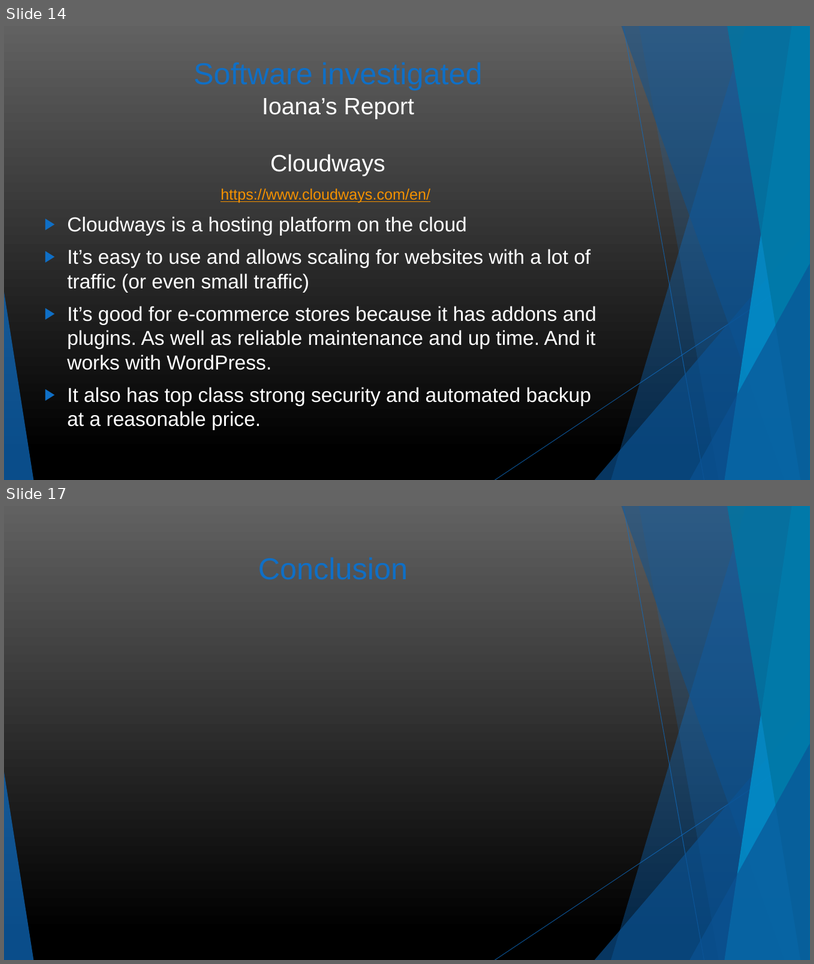
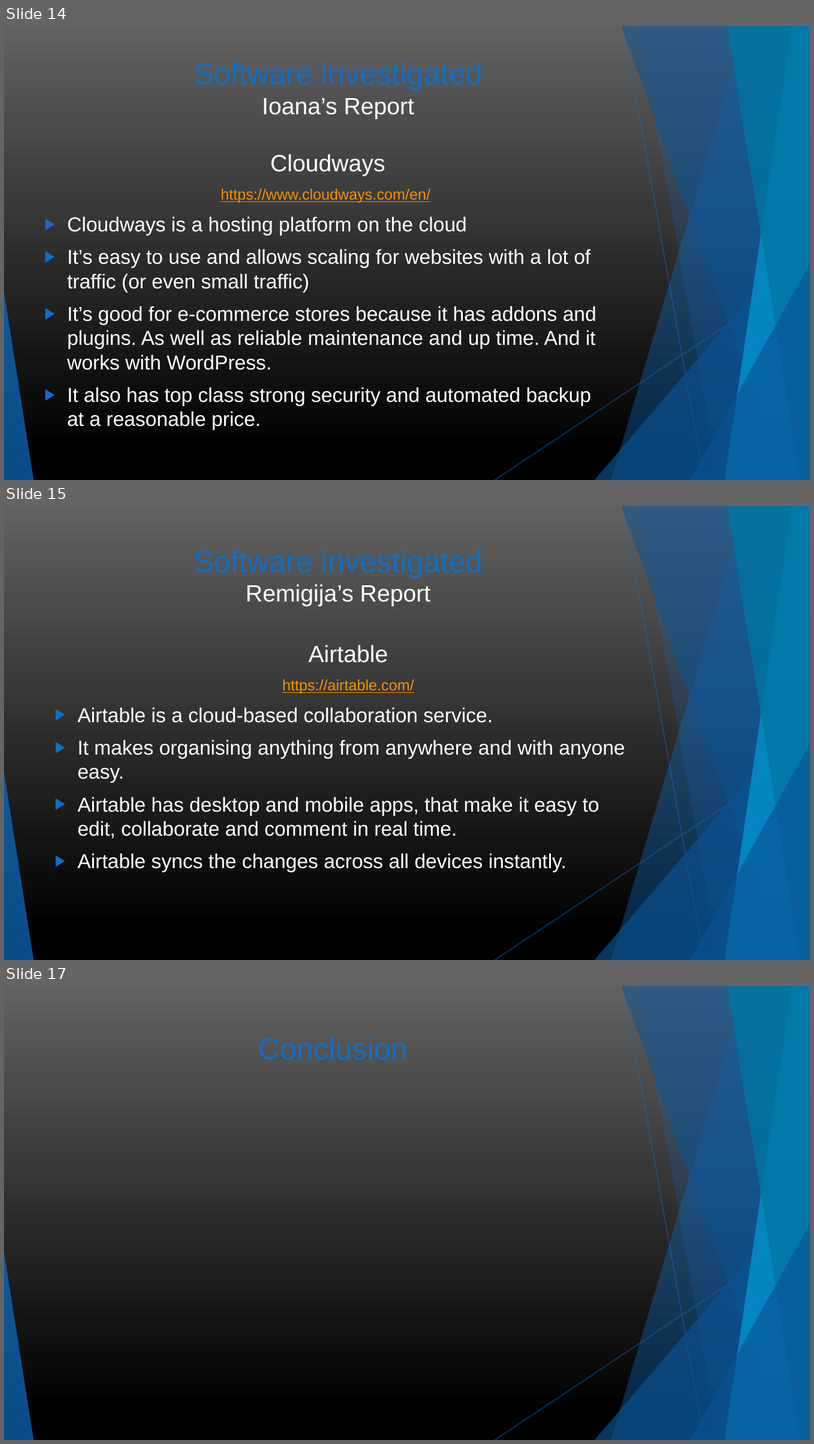
Before and after one commit to RemIgiYa/Project, a slide deck: MCTV Limited presentation.pptx. Shown one above the other, each under a label of ours: slides 14 and 17 before the commit, slides 14, 15 and 17 after it; the slides between them are not shown. The pictures are 814x964 and 814x1444 pixels, drawn with LibreOffice and Linux fonts; fonts in the diff are those of the drawing. Boxes give left, top, right and bottom in pixels: in the first picture for what was removed or moved away, otherwise in the second. Text is boxed around its words. In the diff, an @@ line names an element or a change of style, - is before the commit and + after.

```diff
--- a/MCTV Limited presentation.pptx
+++ b/MCTV Limited presentation.pptx
@@ slide 15 added at (4,506,810,960), background gradient #616161 to #000000; not listed: 10 template elements that a slide beside it also shows @@
@@ title added at (194,550,483,606), 36 pt, text #0F6FC6 @@
+Software investigated
+Remigija’s Report
@@ text added at (78,645,625,872), 24 pt, text #FFFFFF @@
+Airtable
+https://airtable.com/
+▶ Airtable is a cloud-based collaboration service.
+▶ It makes organising anything from anywhere and with anyone easy.
+▶ Airtable has desktop and mobile apps, that make it easy to edit, collaborate and comment in real time.
+▶ Airtable syncs the changes across all devices instantly.
```
Also in this commit, not shown: 1 slide changed, 1 other slide added, 2 slides removed.
